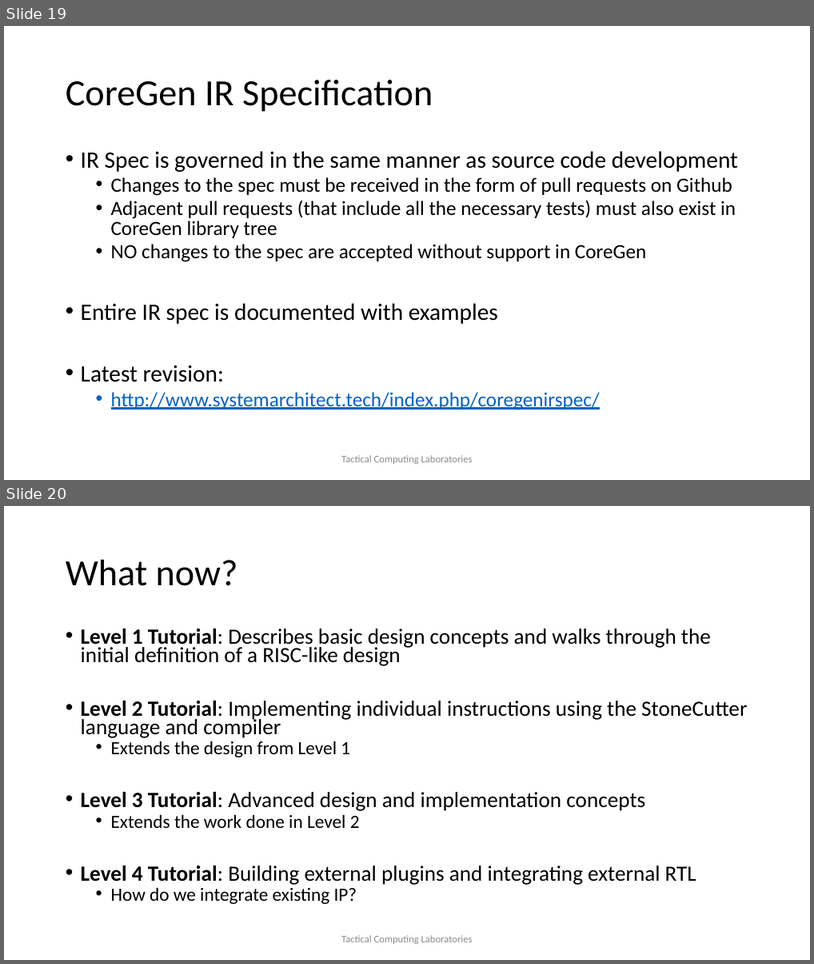
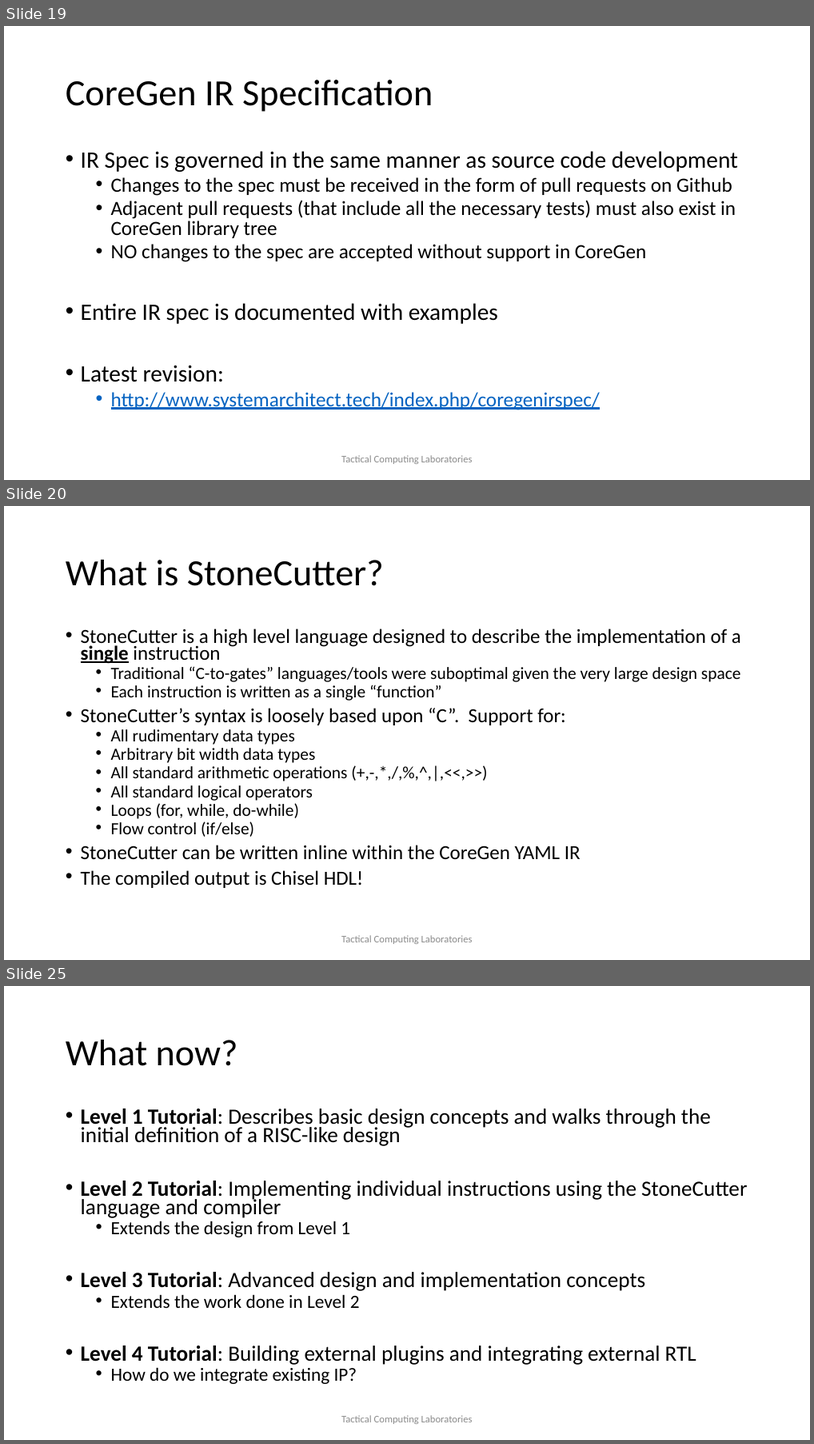
Before and after one commit to opensocsysarch/CoreGenTutorials, a slide deck: LEVEL0/SysArchDesignConcepts_LEVEL0.pptx. Shown one above the other, each under a label of ours: slides 19 and 20 before the commit, slides 19, 20 and 25 after it; the slides between them are not shown. The pictures are 814x964 and 814x1444 pixels, drawn with LibreOffice and Linux fonts; fonts in the diff are those of the drawing; background and template pictures are left out. Boxes give left, top, right and bottom in pixels: in the first picture for what was removed or moved away, otherwise in the second. Text is boxed around its words. In the diff, an @@ line names an element or a change of style, - is before the commit and + after.

Commit message:
adding stonecutter text to level 0 tutorial

```diff
--- a/LEVEL0/SysArchDesignConcepts_LEVEL0.pptx
+++ b/LEVEL0/SysArchDesignConcepts_LEVEL0.pptx
@@ slide 20 added at box(4, 506, 810, 960), background #FFFFFF @@
@@ title added at box(66, 560, 384, 586), 44 pt, text #000000 @@
+What is StoneCutter?
@@ text added at box(81, 628, 742, 888), 20.4 pt, text #000000 @@
+• StoneCutter is a high level language designed to describe the implementation of a single instruction
+  • Traditional “C-to-gates” languages/tools were suboptimal given the very large design space
+  • Each instruction is written as a single “function”
+• StoneCutter’s syntax is loosely based upon “C”. Support for:
+  • All rudimentary data types
+  • Arbitrary bit width data types
+  • All standard arithmetic operations (+,-,*,/,%,^,|,<<,>>)
+  • All standard logical operators
+  • Loops (for, while, do-while)
+  • Flow control (if/else)
+• StoneCutter can be written inline within the CoreGen YAML IR
+• The compiled output is Chisel HDL!
@@ text added at box(342, 935, 473, 944), 12 pt, text #8C8C8C @@
+Tactical Computing Laboratories
@@ what was slide 20 is now slide 25 @@
```
Also in this commit, not shown: 1 slide changed, 4 other slides added, 1 other file.
